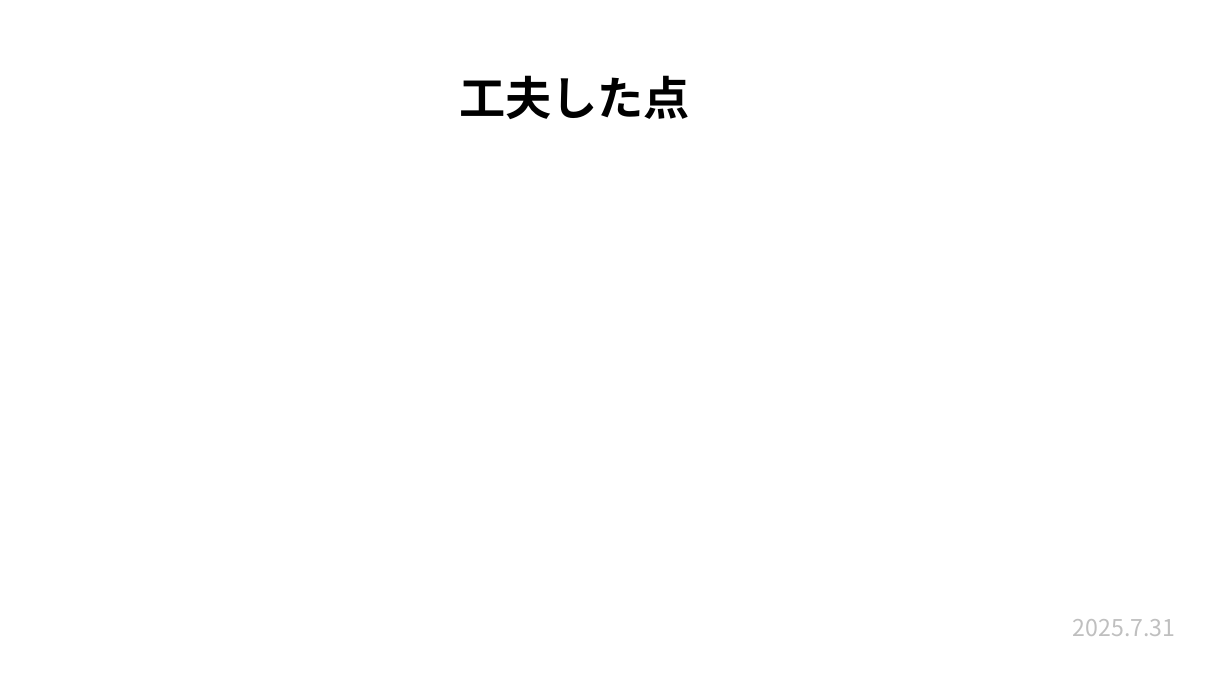
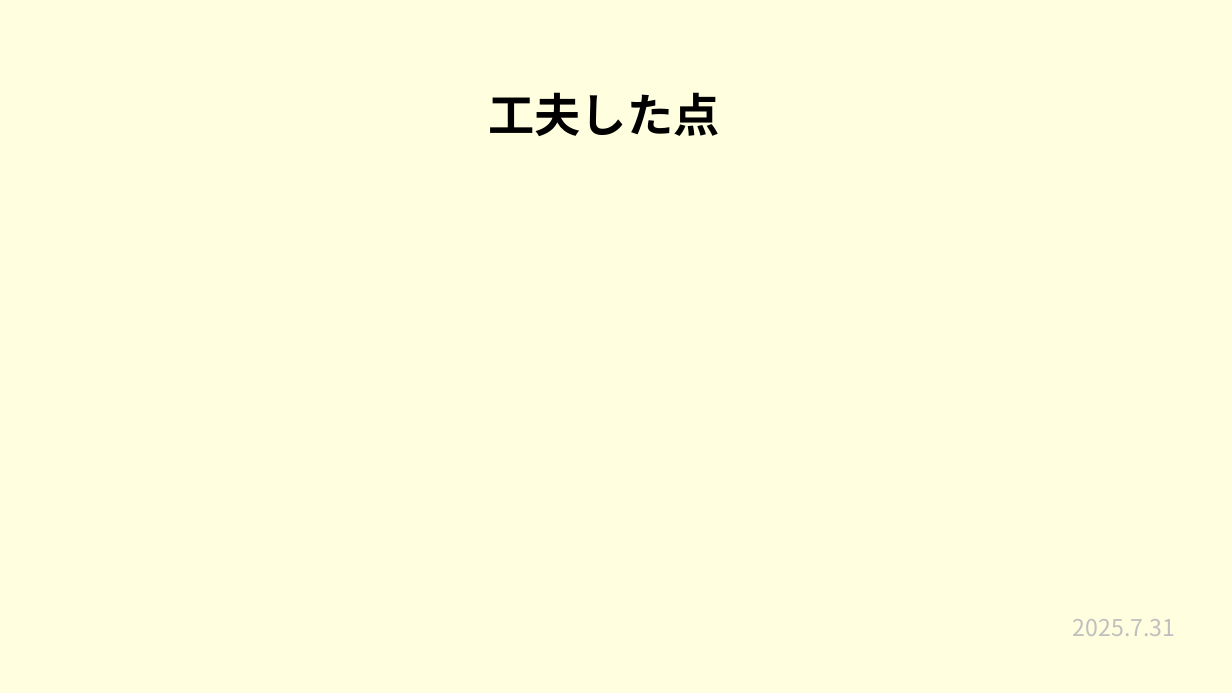
Before and after one commit to plusdojo2025/a2-7, a slide deck: slide 8 of 発表準備/7月成果発表会.pptx. Drawn at 1232x693 pixels with LibreOffice and Linux fonts; fonts in the diff are those of the drawing. Boxes give left, top, right and bottom in pixels: in the first picture for what was removed or moved away, otherwise in the second. Text is boxed around its words. In the diff, an @@ line names an element or a change of style, - is before the commit and + after.

```diff
--- a/発表準備/7月成果発表会.pptx
+++ b/発表準備/7月成果発表会.pptx
@@ rectangle added at box(0, 0, 1232, 693), fill #FFFFE0 @@
@@ title "工夫した点": place and size @@
-title "工夫した点" at box(459, 75, 690, 119)
+title "工夫した点" at box(489, 92, 720, 136)
```
Also in this commit, not shown: 15 other slides changed.
